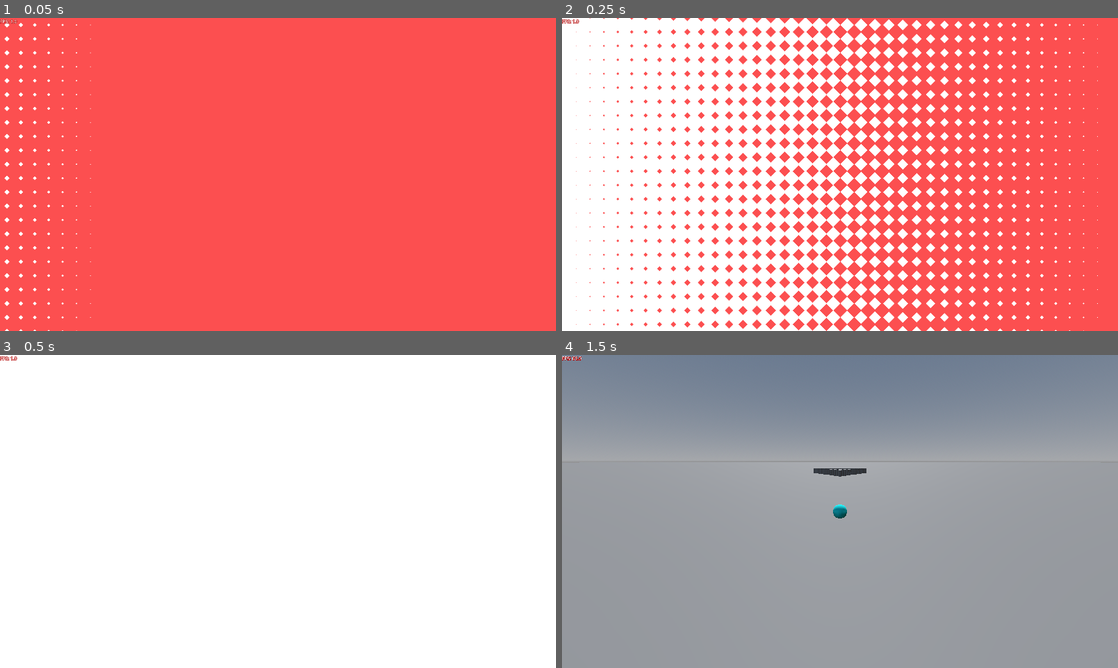
Above: before the commit, frames 1-4 (two rows, left to right).
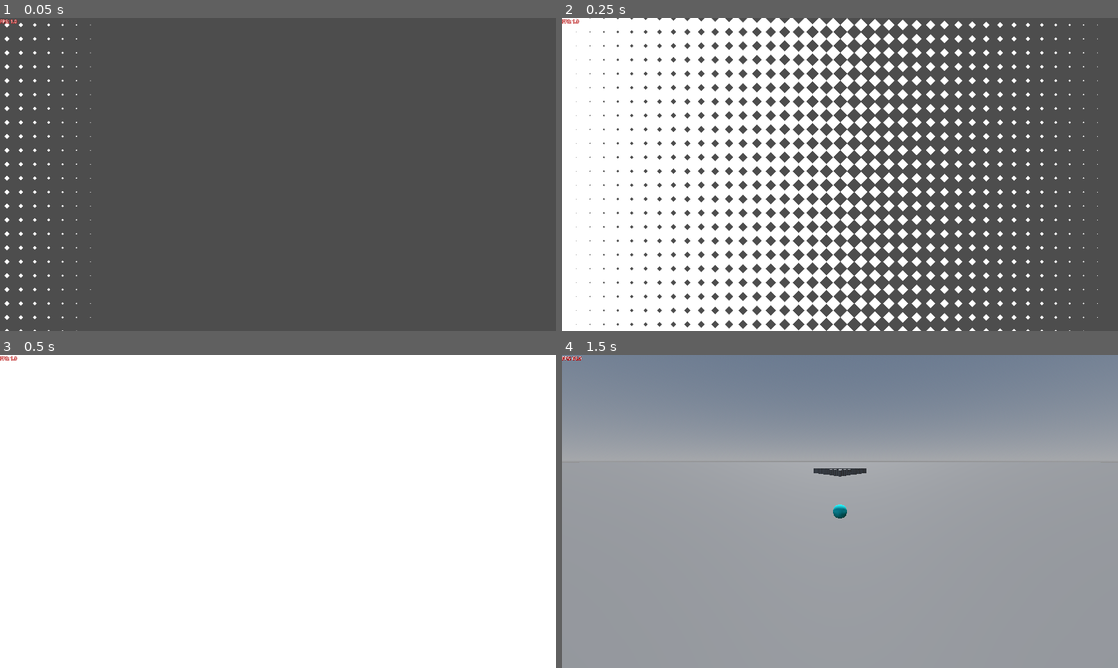
Above: after the commit, the same moments.

Repository: Cami-Cat/Dink-2026
Game: Godot game, scene res://Scenes/Core/GameCore/game_core.tscn
The game is run twice, just before and just after one commit, with the same random seed, the same clock (stepped at 60 frames per second) and the same inputs.
Inputs (mouse positions are in pixels of both pictures, inside the frame that each line leads up to):
- Up to frame 1 (0.05 s): no input
- Up to frame 2 (0.25 s): no input
- Up to frame 3 (0.5 s): no input
- Up to frame 4 (1.5 s): move the mouse to (962, 495) at 0.52 s; click (962, 495) at 0.6 s; tap Enter at 1.25 s; move the mouse to (728, 527) at 1.27 s; click (728, 527) at 1.35 s

The runs differ from the first frame. In frame 1, 100% of the frame differs, in the area x 0-100%, y 0-100%; in frame 2, 51%; in frame 3, nothing differs; in frame 4, nothing differs.

Commit message:
return default clear colour to normal

Diff:
--- a/project.godot
+++ b/project.godot
@@ -62,5 +62,4 @@
 
 textures/canvas_textures/default_texture_filter=0
 anti_aliasing/screen_space_roughness_limiter/enabled=false
-environment/defaults/default_clear_color=Color(0.9894214, 0.3079732, 0.31234595, 1)
 2d/snap/snap_2d_transforms_to_pixel=true
